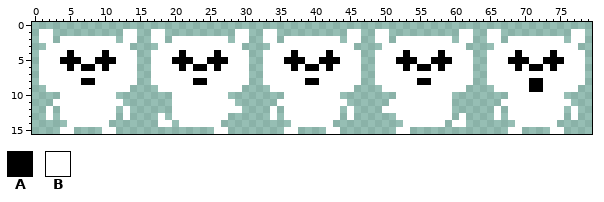
Two versions of one sprite sheet, chickader/debug/images/s_bone.png. The first picture shows the starting point.
The file is 80x16 pixels.
Palette (. is transparent): A #000000  B #ffffff
Pixels before, first column x 1:
 1 BB..........BB..BB..........BB..BB..........BB..BB..........BB..BB..........BB
 2 BB.BBBBBBBB.BB..BB.BBBBBBBB.BB..BB.BBBBBBBB.BB..BB.BBBBBBBB.BB..BB.BBBBBBBB.BB
 3 .BBBBBBBBBBBB....BBBBBBBBBBBB....BBBBBBBBBBBB....BBBBBBBBBBBB....BBBBBBBBBBBB.
 4 BBBBABBBBABBBB..BBBBABBBBABBBB..BBBBABBBBABBBB..BBBBABBBBABBBB..BBBBABBBBABBBB
 5 BBBAAABBAAABBB..BBBAAABBAAABBB..BBBAAABBAAABBB..BBBAAABBAAABBB..BBBAAABBAAABBB
 6 BBBBABAABABBBB..BBBBABAABABBBB..BBBBABAABABBBB..BBBBABAABABBBB..BBBBABAABABBBB
 7 BBBBBBBBBBBBBB..BBBBBBBBBBBBBB..BBBBBBBBBBBBBB..BBBBBBBBBBBBBB..BBBBBBBBBBBBBB
 8 BBBBBBAABBBBBB..BBBBBBAABBBBBB..BBBBBBAABBBBBB..BBBBBBAABBBBBB..BBBBBBAABBBBBB
 9 .BBBBBBBBBBBB....BBBBBBBBBBBB....BBBBBBBBBBBB....BBBBBBBBBBBB....BBBBBAABBBBB.
10 ...BBBBBBBB........BBBBBBBB........BBBBBBBB........BBBBBBBB........BBBBBBBB...
11 ..BBBBBBBBBB.......BBBBBBBBB......BBBBBBBBBB......BBBBBBBBB.......BBBBBBBBBB..
12 .B.BBBBBBBB.B......BBBBBBBBBB....B.BBBBBBBB.B....BBBBBBBBBB......B.BBBBBBBB.B.
13 .B.BBBBBBBB.B....B.BBBBBBBB......B.BBBBBBBB.B......BBBBBBBB.B....B.BBBBBBBB.B.
14 ....BBBBBB.......BB.BBBBBB..........BBBBBB..........BBBBBB.BB.......BBBBBB....
15 ...BB....BB..............BB........BB....BB........BB..............BB....BB...
The same view after the edit:
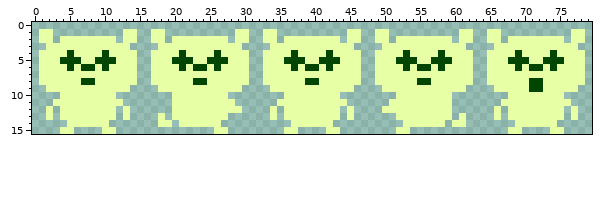
Edits made:
Colour A changes from #000000 to #004500.
Colour B changes from #ffffff to #e7ffa5.
